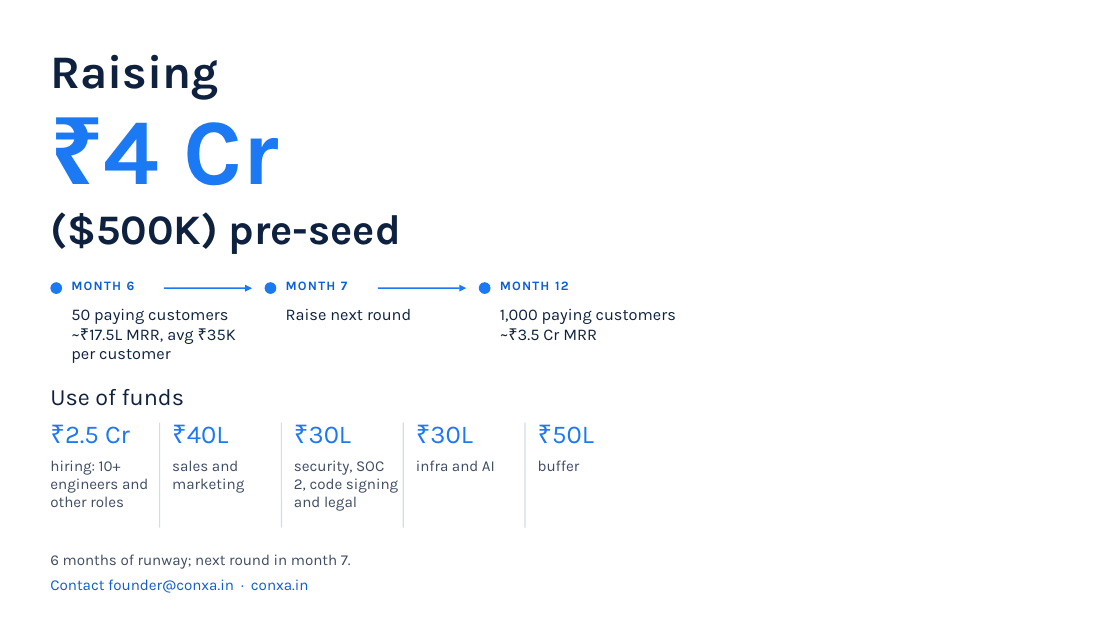
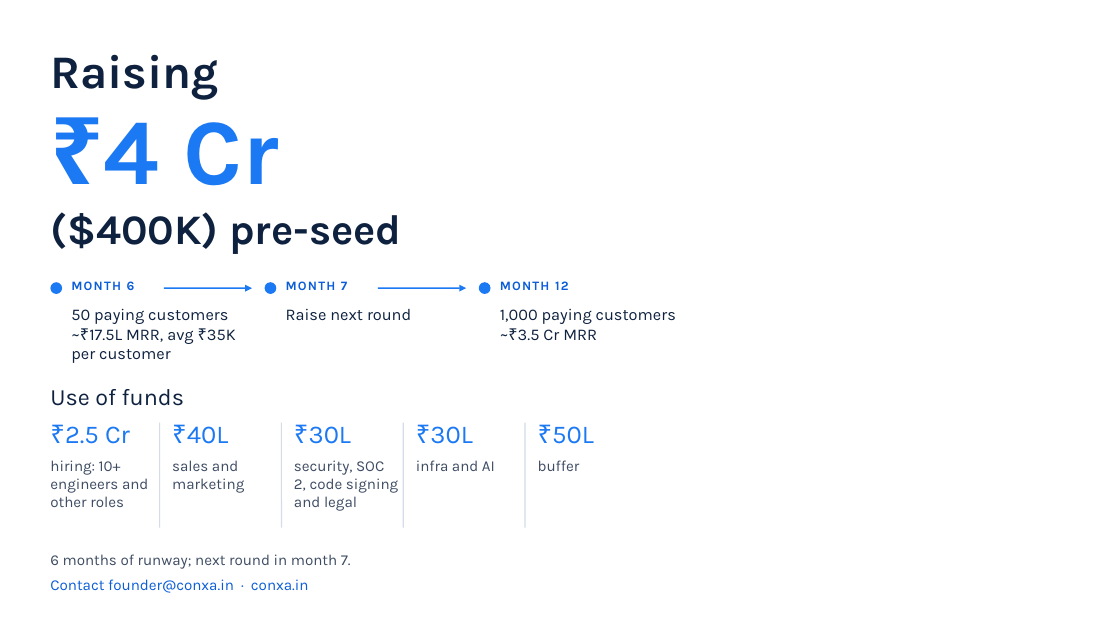
Before and after one commit to cannonboldoff-hue/CONXA, a slide deck: slide 9 of docs/Conxa Investor Pitch v2.pptx (slide 10 before the commit). Drawn at 1120x630 pixels with LibreOffice and Linux fonts; fonts in the diff are those of the drawing; background and template pictures are left out. Boxes give left, top, right and bottom in pixels: in the first picture for what was removed or moved away, otherwise in the second. Text is boxed around its words. In the diff, an @@ line names an element or a change of style, - is before the commit and + after.

Commit message:
docs(pitch): rewrite problem slide, raise ask to $400K, drop "Unlimited runs"
- Problem slide rewritten in plain words with less text, ending on the
  architect/crew building-site comparison.
- Raise now reads $400K (was $500K).
- Pro plan no longer lists "Unlimited runs".
- Regenerate the PDF export from the updated deck.

```diff
--- a/docs/Conxa Investor Pitch v2.pptx
+++ b/docs/Conxa Investor Pitch v2.pptx
@@ title at (x1=50, y1=212, x2=401, y2=254): text changed @@
-($500K) pre-seed
+($400K) pre-seed
```
Also in this commit, not shown: 3 other slides changed, 1 slide removed, 1 other file.
